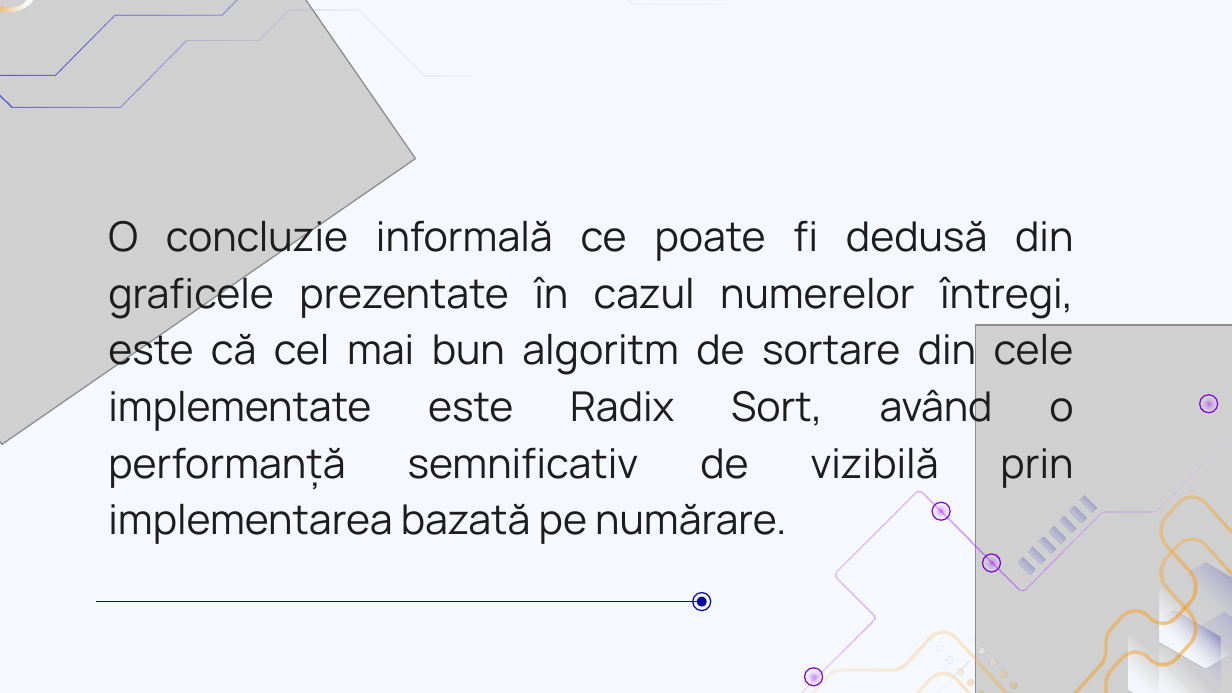
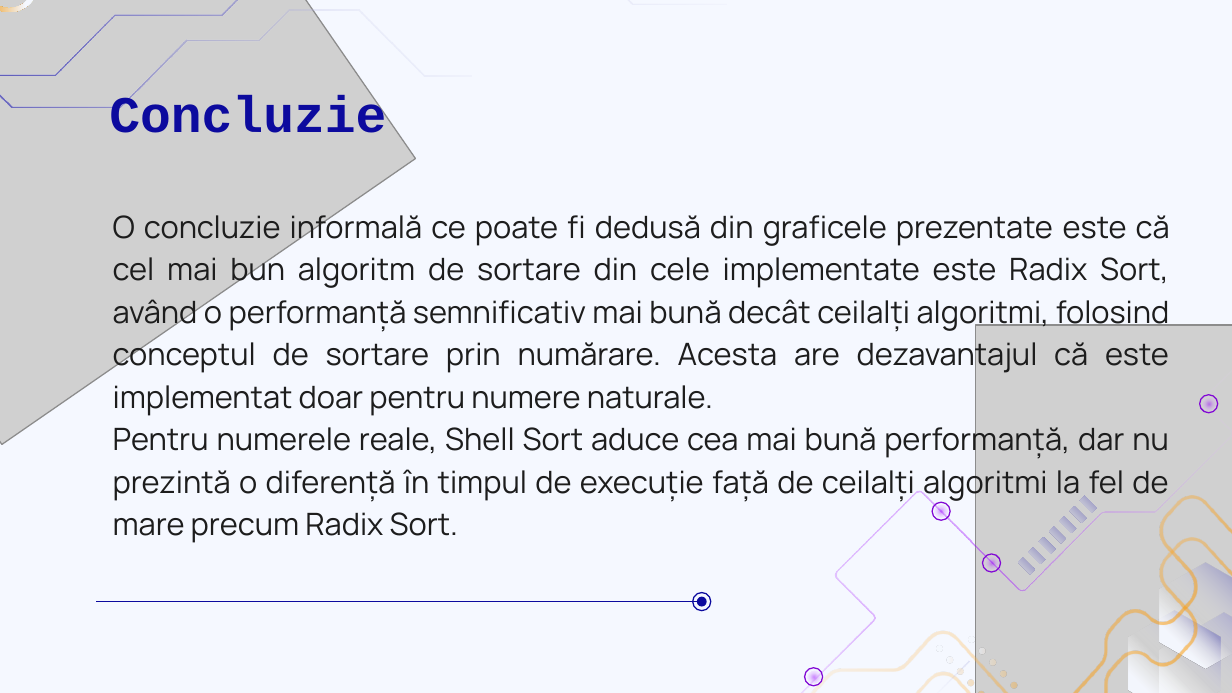
Before and after one commit to biancalautaru/Sorting-Algorithms-Comparison, a slide deck: slide 27 of Algoritmi de sortare.pptx. Drawn at 1232x693 pixels with LibreOffice and Linux fonts; fonts in the diff are those of the drawing; grey boxes stand for pictures. Boxes give left, top, right and bottom in pixels: in the first picture for what was removed or moved away, otherwise in the second. Text is boxed around its words. In the diff, an @@ line names an element or a change of style, - is before the commit and + after.

```diff
--- a/Algoritmi de sortare.pptx
+++ b/Algoritmi de sortare.pptx
@@ title added at bbox=[109, 95, 386, 133], 30 pt, text #0C0A9E, bold @@
+Concluzie
@@ subtitle at bbox=[113, 210, 1170, 543]: text changed; size 24 to 18 pt @@
-O concluzie informală ce poate fi dedusă din graficele prezentate în cazul numerelor întregi, este că cel mai bun algoritm de sortare din cele implementate este Radix Sort, având o performanță semnificativ de vizibilă prin implementarea bazată pe numărare.
+O concluzie informală ce poate fi dedusă din graficele prezentate este că cel mai bun algoritm de sortare din cele implementate este Radix Sort, având o performanță semnificativ mai bună decât ceilalți algoritmi, folosind conceptul de sortare prin numărare. Acesta are dezavantajul că este implementat doar pentru numere naturale.
+Pentru numerele reale, Shell Sort aduce cea mai bună performanță, dar nu prezintă o diferență în timpul de execuție față de ceilalți algoritmi la fel de mare precum Radix Sort.
```
Also in this commit, not shown: 10 other slides changed, 1 slide removed, 1 other file.
